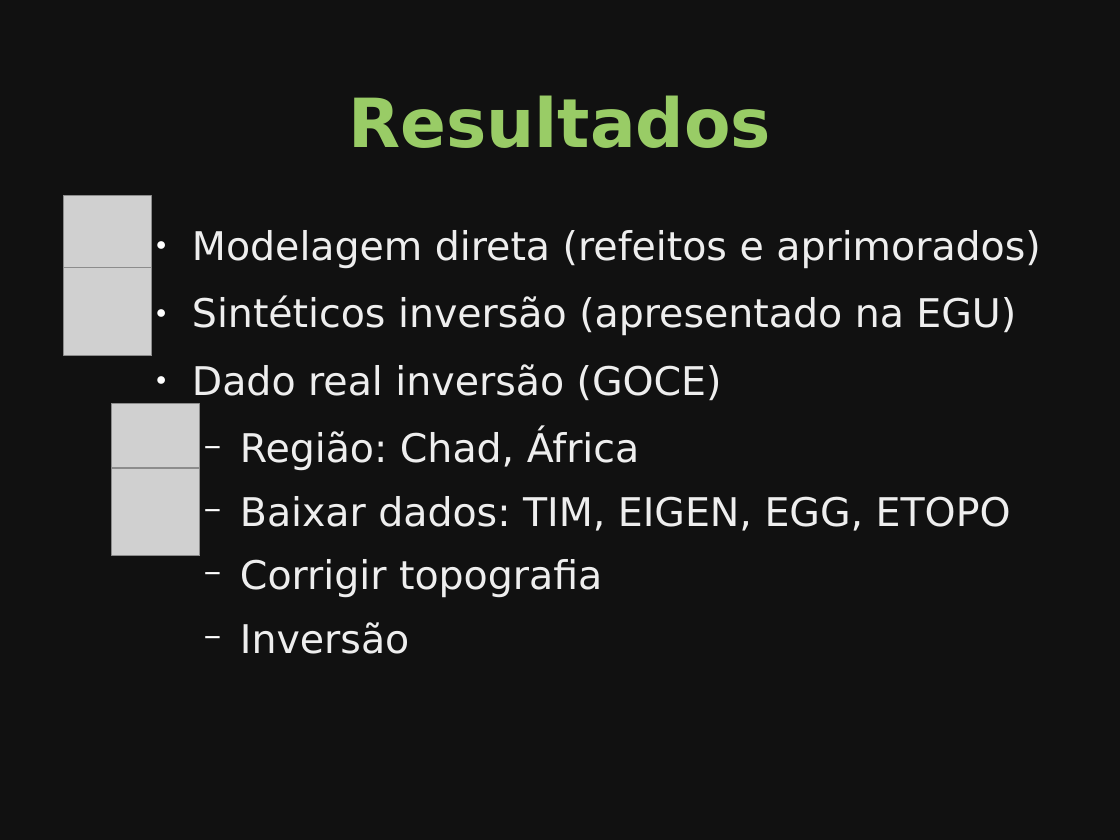
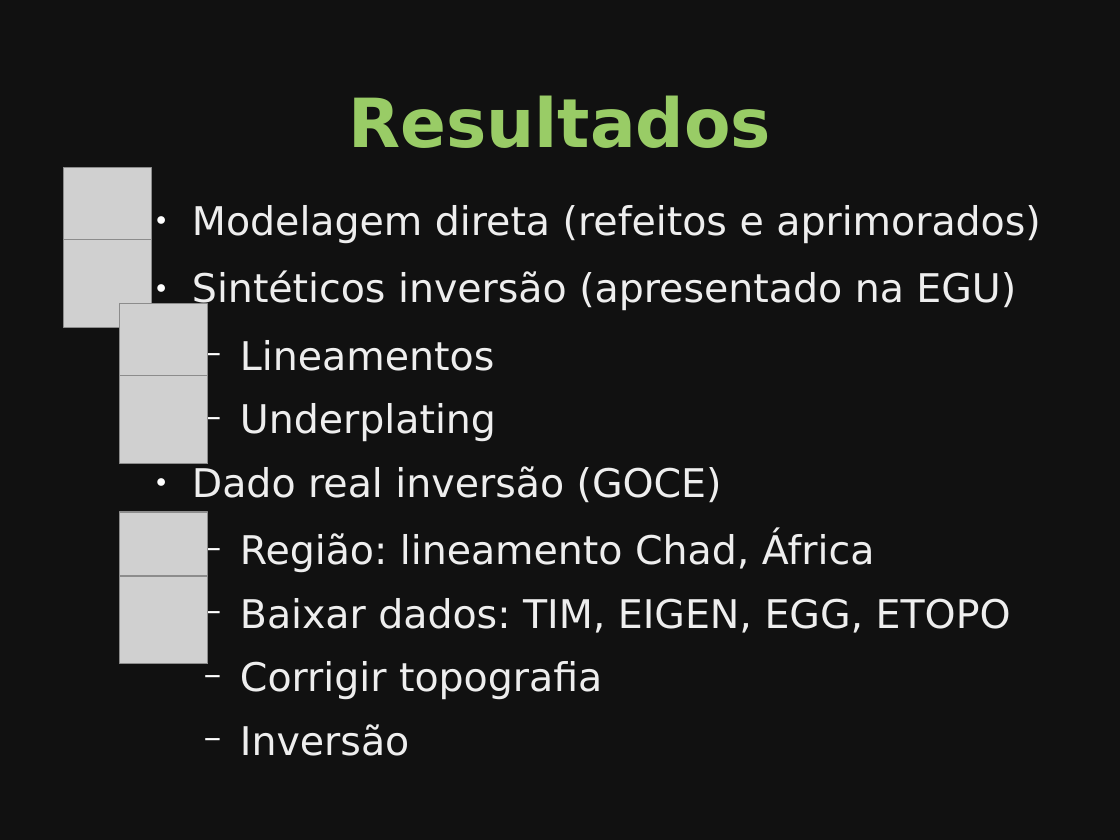
Before and after one commit to leouieda/seminario-on-2014, a slide deck: slide 53 of slides.odp (slide 45 before the commit). Drawn at 1120x840 pixels with LibreOffice and Linux fonts; fonts in the diff are those of the drawing; grey boxes stand for pictures. Boxes give left, top, right and bottom in pixels: in the first picture for what was removed or moved away, otherwise in the second. Text is boxed around its words. In the diff, an @@ line names an element or a change of style, - is before the commit and + after.

```diff
--- a/slides.odp
+++ b/slides.odp
@@ picture: place and size @@
-picture at [64,196,152,285]
+picture at [64,168,152,256]
@@ text "Modelagem direta (refeitos e aprimorados)": place and size @@
-text "Modelagem direta (refeitos e aprimorados)" at [192,230,1040,654]
+text "Modelagem direta (refeitos e aprimorados)" at [192,205,1040,756]
@@ picture: place and size @@
-picture at [64,268,152,357]
+picture at [64,240,152,328]
@@ picture added at [120,304,208,392] @@
@@ text at [240,340,496,442]: paragraphs added @@
+  − Lineamentos
+  − Underplating
@@ picture: place and size @@
-picture at [112,405,200,493]
+picture at [120,376,208,464]
@@ picture: place and size @@
-picture at [112,469,200,557]
+picture at [120,512,208,601]
@@ text at [240,532,875,573]: text changed @@
-  − Região: Chad, África
+  − Região: lineamento Chad, África
@@ picture added at [120,576,208,665] @@
```
Also in this commit, not shown: 2 other slides changed, 8 slides added, 2 other files.
